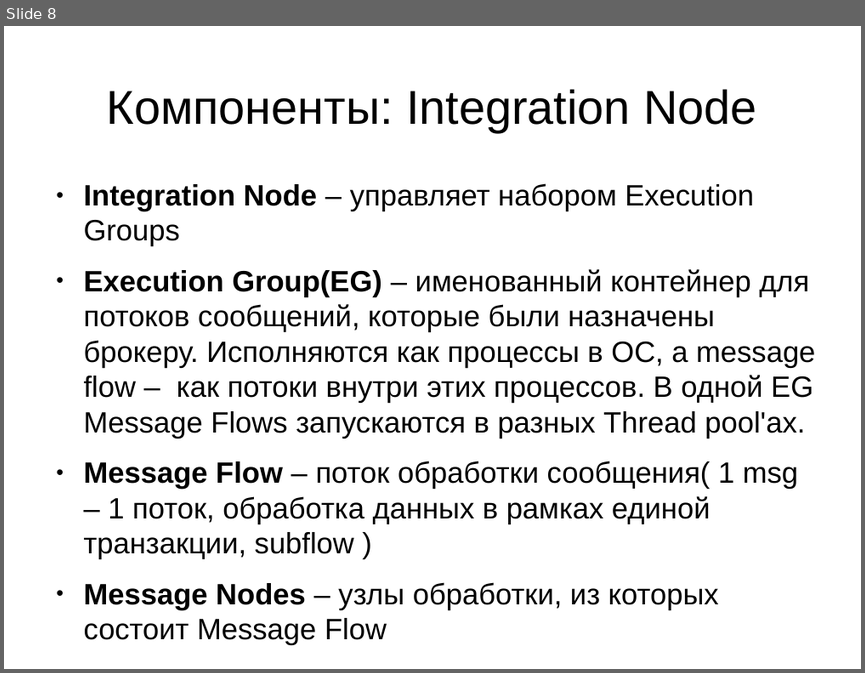
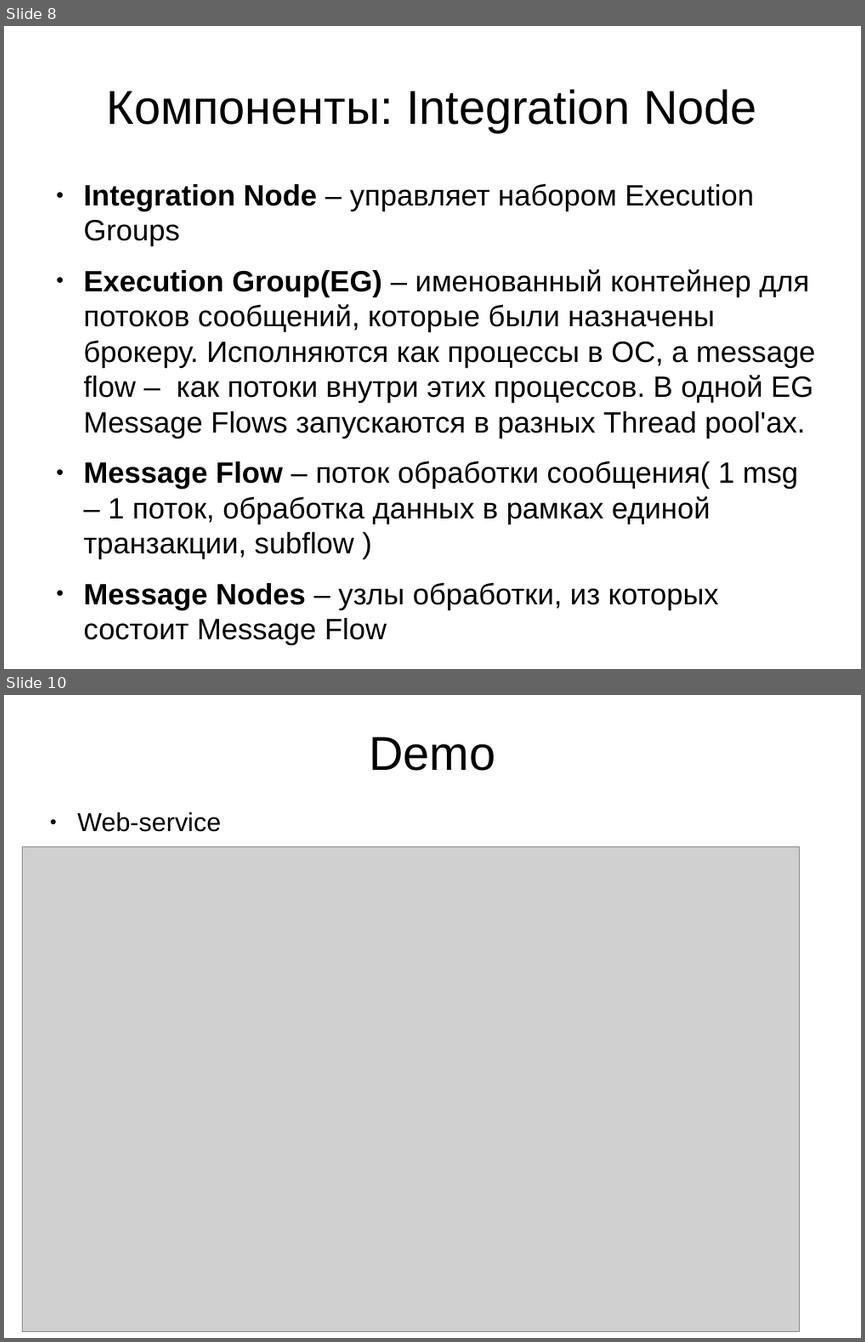
Before and after one commit to demonh1/wb, a slide deck: doc/iib_pr_for_eq.odp. Shown one above the other, each under a label of ours: slide 8 before the commit, slides 8 and 10 after it; the slides between them are not shown. The pictures are 865x673 and 865x1342 pixels, drawn with LibreOffice and Linux fonts; fonts in the diff are those of the drawing; grey boxes stand for pictures. Boxes give left, top, right and bottom in pixels: in the first picture for what was removed or moved away, otherwise in the second. Text is boxed around its words. In the diff, an @@ line names an element or a change of style, - is before the commit and + after.

Commit message:
add demo

```diff
--- a/doc/iib_pr_for_eq.odp
+++ b/doc/iib_pr_for_eq.odp
@@ slide 10 added at (4, 695, 861, 1338), background #FFFFFF @@
@@ title added at (369, 737, 495, 771), 44 pt, text #000000 @@
+Demo
@@ text added at (77, 812, 221, 832), 24 pt, text #000000 @@
+● Web-service
@@ picture added at (23, 847, 800, 1332) @@
```
Also in this commit, not shown: 3 other slides added.
